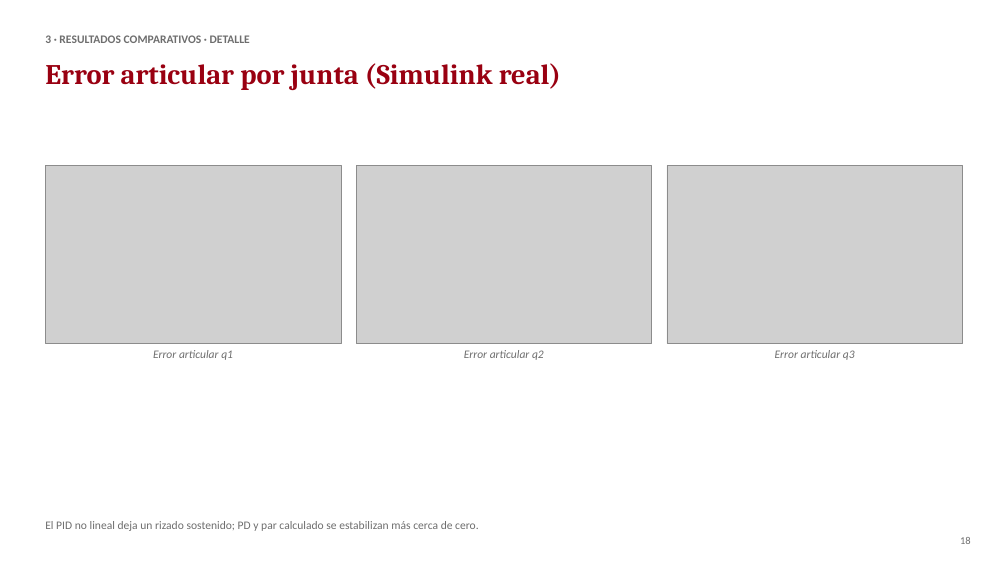
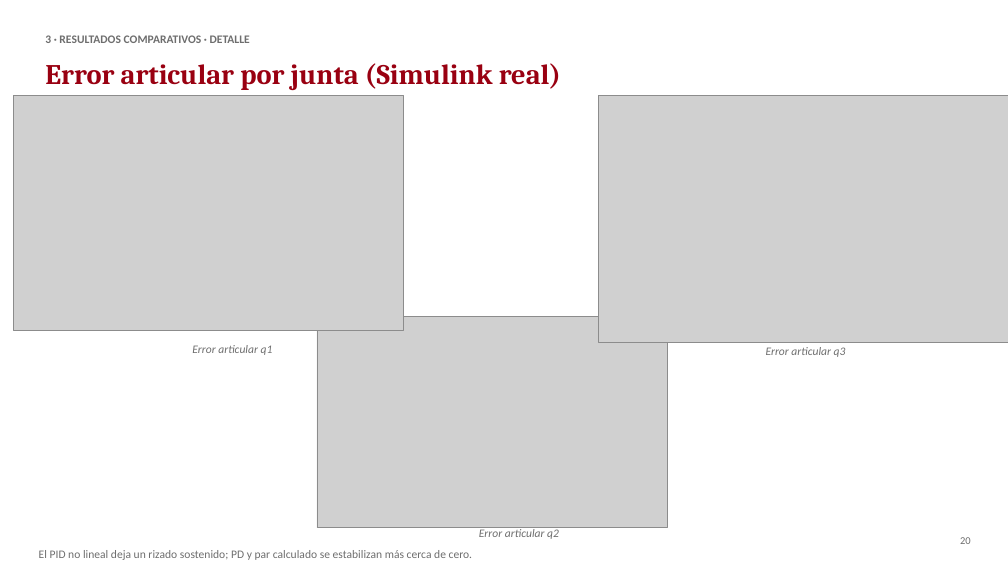
Before and after one commit to webconceptos/Robotica3GDL, a slide deck: slide 20 of 04_presentacion/PPT_Trabajo_Final_Robot_3GDL.pptx (slide 18 before the commit). Drawn at 1008x567 pixels with LibreOffice and Linux fonts; fonts in the diff are those of the drawing; grey boxes stand for pictures. Boxes give left, top, right and bottom in pixels: in the first picture for what was removed or moved away, otherwise in the second. Text is boxed around its words. In the diff, an @@ line names an element or a change of style, - is before the commit and + after.

```diff
--- a/04_presentacion/PPT_Trabajo_Final_Robot_3GDL.pptx
+++ b/04_presentacion/PPT_Trabajo_Final_Robot_3GDL.pptx
@@ picture: place and size @@
-picture at box(45, 166, 341, 344)
+picture at box(14, 95, 404, 330)
@@ picture: place and size @@
-picture at box(667, 166, 963, 344)
+picture at box(599, 95, 1008, 343)
@@ picture: place and size @@
-picture at box(356, 166, 652, 344)
+picture at box(317, 317, 667, 528)
@@ text "Error articular q1": place and size @@
-text "Error articular q1" at box(153, 350, 233, 360)
+text "Error articular q1" at box(192, 345, 273, 355)
@@ text "Error articular q3": place and size @@
-text "Error articular q3" at box(775, 350, 855, 360)
+text "Error articular q3" at box(766, 347, 846, 357)
@@ text "Error articular q2": place and size @@
-text "Error articular q2" at box(464, 350, 544, 360)
+text "Error articular q2" at box(479, 527, 559, 539)
@@ text at box(960, 537, 971, 544): text changed @@
-18
+20
@@ text "El PID no lineal deja ...": place and size @@
-text "El PID no lineal deja ..." at box(45, 521, 479, 531)
+text "El PID no lineal deja ..." at box(39, 550, 473, 560)
```
Also in this commit, not shown: 24 other slides changed, 3 slides added, 1 other file.
